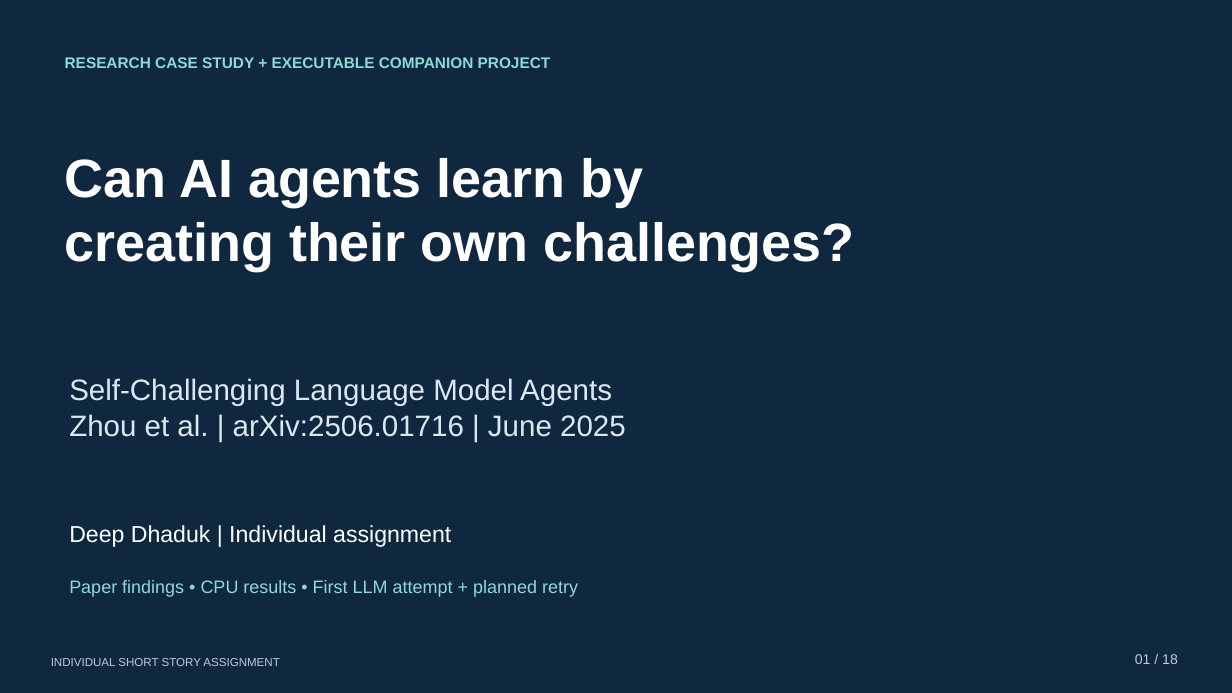
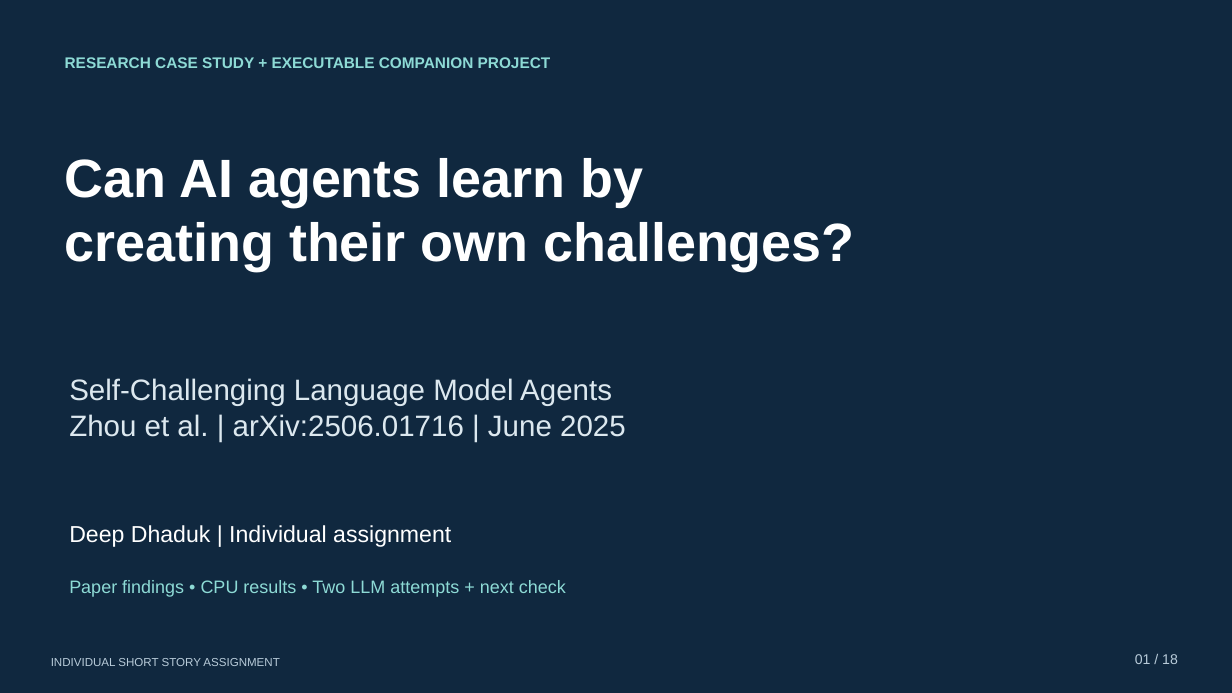
Before and after one commit to Deep-Dhaduk/Self-Challenging-Language-Model-Agents, a slide deck: slide 1 of slides/self_challenging_agents.pptx. Drawn at 1232x693 pixels with LibreOffice and Linux fonts; fonts in the diff are those of the drawing. Boxes give left, top, right and bottom in pixels: in the first picture for what was removed or moved away, otherwise in the second. Text is boxed around its words. In the diff, an @@ line names an element or a change of style, - is before the commit and + after.

Commit message:
Use native tool messages and limit Colab to a readiness check

```diff
--- a/slides/self_challenging_agents.pptx
+++ b/slides/self_challenging_agents.pptx
@@ text at (69,580,566,597): text changed @@
-Paper findings • CPU results • First LLM attempt + planned retry
+Paper findings • CPU results • Two LLM attempts + next check
```
Also in this commit, not shown: 2 other slides changed, 18 other files.
